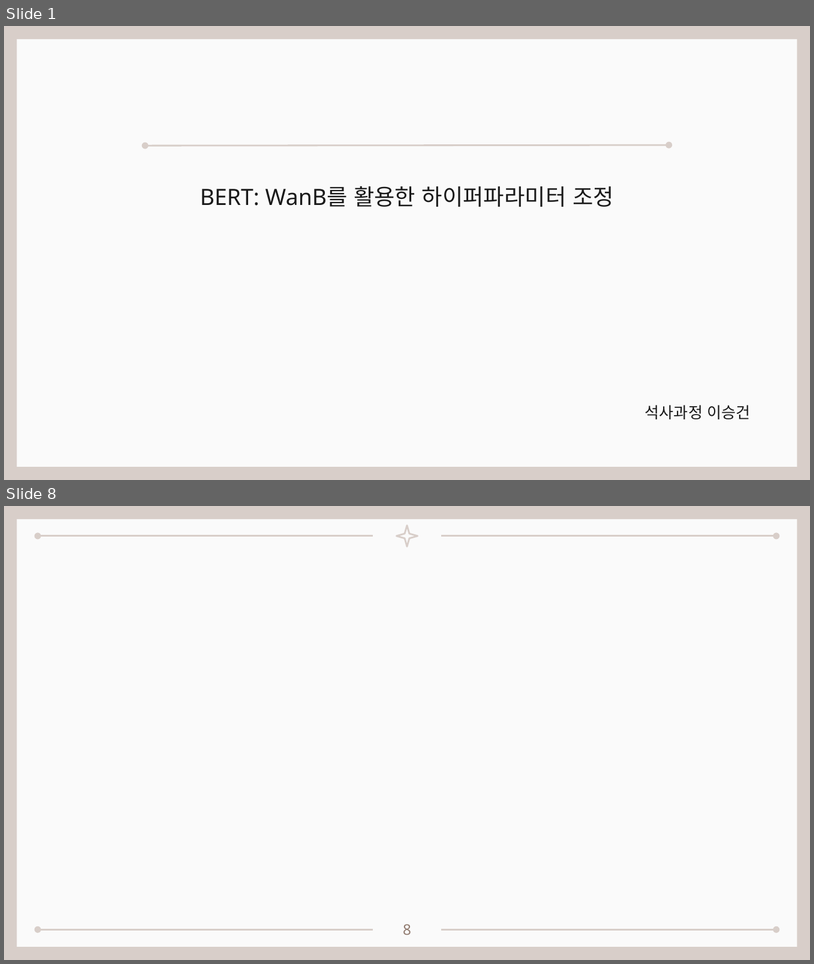
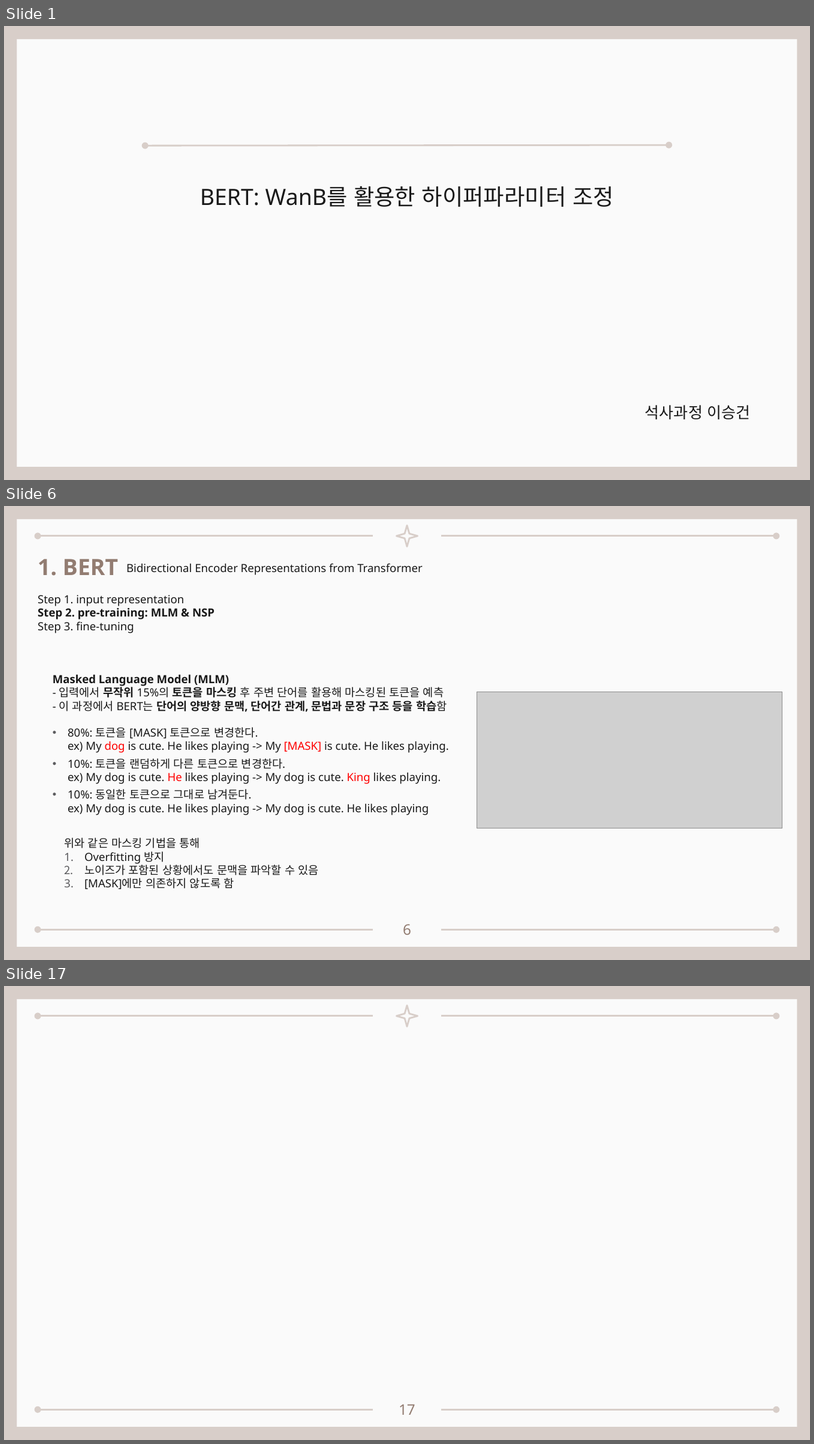
Before and after one commit to seungdeng/DELab, a slide deck: PPT/DSLab_이승건_BERT멘토링발표.pptx. Shown one above the other, each under a label of ours: slides 1 and 8 before the commit, slides 1, 6 and 17 after it; the slides between them are not shown. The pictures are 814x964 and 814x1444 pixels, drawn with LibreOffice and Linux fonts; fonts in the diff are those of the drawing; grey boxes stand for pictures. Boxes give left, top, right and bottom in pixels: in the first picture for what was removed or moved away, otherwise in the second. Text is boxed around its words. In the diff, an @@ line names an element or a change of style, - is before the commit and + after.

```diff
--- a/PPT/DSLab_이승건_BERT멘토링발표.pptx
+++ b/PPT/DSLab_이승건_BERT멘토링발표.pptx
@@ slide 6 added at [4,506,810,960], background #D8CEC9; not listed: 6 template elements that a slide beside it also shows @@
@@ text added at [38,559,118,576], 20 pt, text #927C71, bold @@
+1. BERT
@@ text added at [126,563,423,575], 10 pt, text #191919 @@
+Bidirectional Encoder Representations from Transformer
@@ text added at [38,595,215,633], 10 pt, text #191919 @@
+Step 1. input representation
+Step 2. pre-training: MLM & NSP
+Step 3. fine-tuning
@@ text added at [53,674,447,712], 10 pt, text #191919, bold @@
+Masked Language Model (MLM)
+- 입력에서 무작위 15%의 토큰을 마스킹 후 주변 단어를 활용해 마스킹된 토큰을 예측
+- 이 과정에서 BERT는 단어의 양방향 문맥, 단어간 관계, 문법과 문장 구조 등을 학습함
@@ picture added at [477,691,783,828] @@
@@ text added at [68,727,449,815], 10 pt, text #191919 @@
+• 80%: 토큰을 [MASK] 토큰으로 변경한다.
+  ex) My dog is cute. He likes playing -> My [MASK] is cute. He likes playing.
+• 10%: 토큰을 랜덤하게 다른 토큰으로 변경한다.
+  ex) My dog is cute. He likes playing -> My dog is cute. King likes playing.
+• 10%: 동일한 토큰으로 그대로 남겨둔다.
+  ex) My dog is cute. He likes playing -> My dog is cute. He likes playing
@@ text added at [64,837,319,889], 10 pt, text #191919 @@
+위와 같은 마스킹 기법을 통해
+1. Overfitting 방지
+2. 노이즈가 포함된 상황에서도 문맥을 파악할 수 있음
+3. [MASK]에만 의존하지 않도록 함
@@ page number added at [403,924,411,934], 13 pt, text #927C71 @@
+6
@@ what was slide 8 is now slide 17 @@
@@ page number at [399,1404,416,1414]: text changed @@
-8
+17
```
Also in this commit, not shown: 1 slide changed, 13 other slides added, 5 slides removed, 3 other files.
